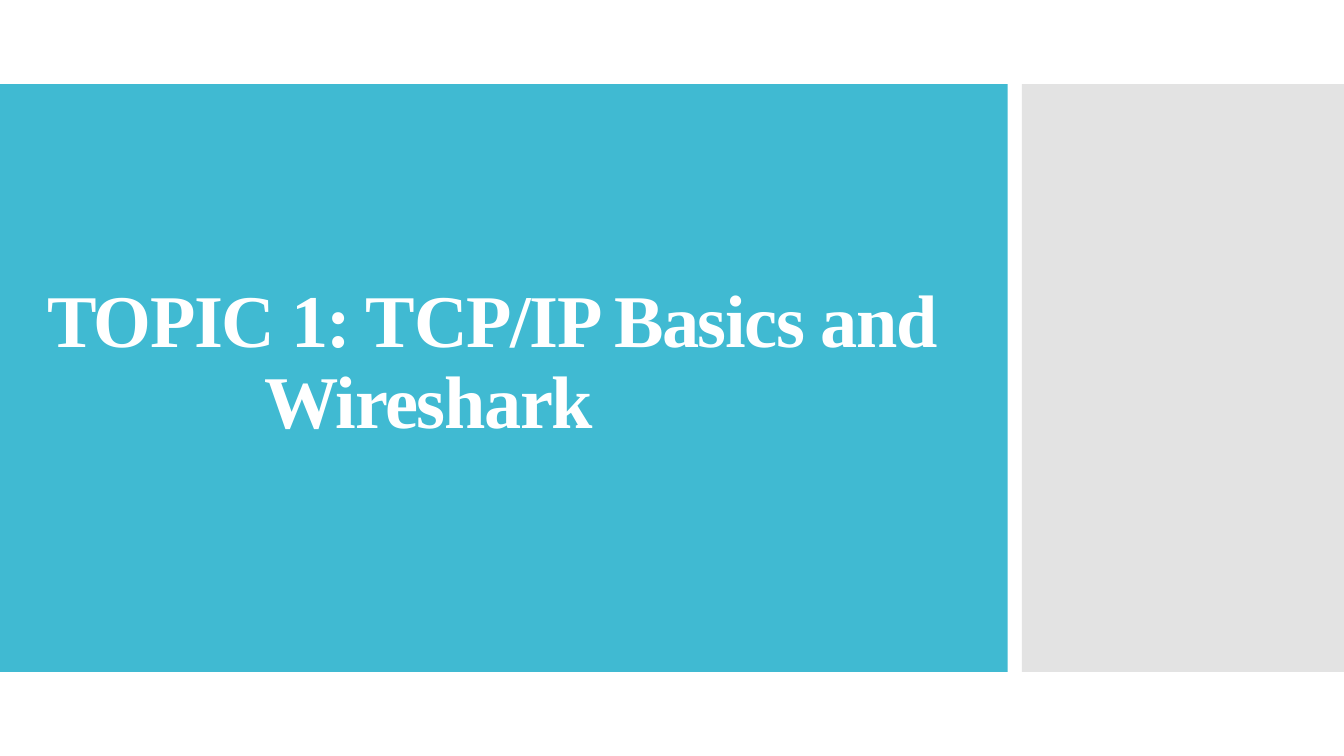
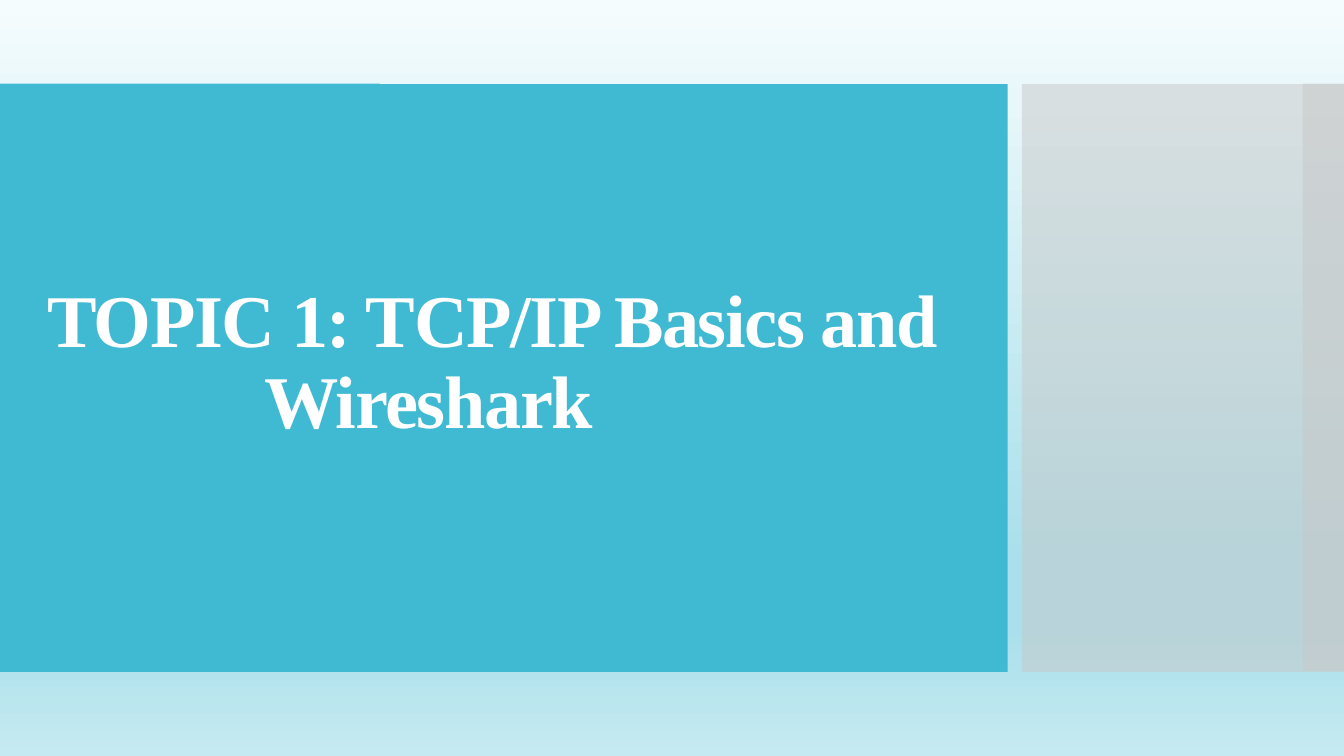
Before and after one commit to tiendatdk3493/video-javaScript, a slide deck: slide 1 of TCP-IP.pptx. Drawn at 1344x756 pixels with LibreOffice and Linux fonts; fonts in the diff are those of the drawing. Boxes give left, top, right and bottom in pixels: in the first picture for what was removed or moved away, otherwise in the second. Text is boxed around its words. In the diff, an @@ line names an element or a change of style, - is before the commit and + after.

```diff
--- a/TCP-IP.pptx
+++ b/TCP-IP.pptx
@@ background #FFFFFF to gradient #F5FCFD to #A9E0EB to #C6EAF1 @@
@@ rectangle added at bbox=[0, 84, 380, 671], fill #40BAD2 @@
@@ rectangle added at bbox=[1303, 84, 1344, 671], fill #C8C8C8 at 50% opacity @@
```
Also in this commit, not shown: 20 other slides changed, 5 slides added, 1 slide removed, 1 other file.
